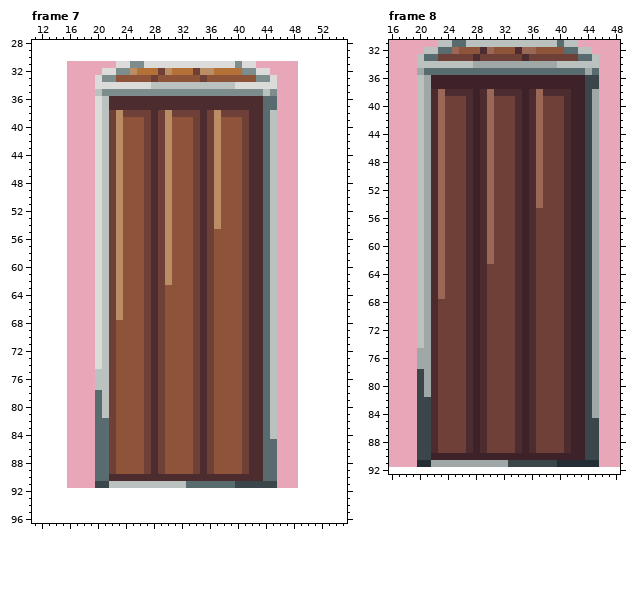
Pixel-art file -- Biogenesis_SNZA/Assets/Sprites/Maps/Props/Dungeon/cajas_ciudad.aseprite. Above is the file before it was changed.
33x61 pixels, 8 frames. Shown: frame 7: x 11..55, y 28..96; frame 8: x 16..48, y 31..92. The old version is drawn lined up with the new one, on the new canvas. The commit also changed other frames, which this record leaves out.
After the commit:
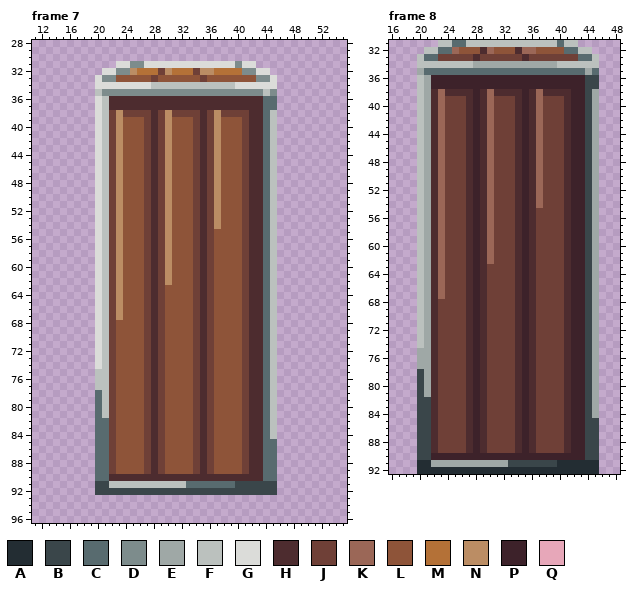
Palette (. is transparent): A #232d33  B #3a464a  C #586b6f  D #7d8c8c  E #9fa8a6  F #bbc1be  G #dbdcd9  H #4d2c2f  J #6f4037  K #9b6757  L #8e5439  M #b47137  N #bb8d64  P #3d222a  Q #e7a7b9
Change:
canvas 33x61 -> 66x122, the old top-left corner now at 16,31
Changed rows in their new state; - is an unchanged pixel.
Frame 7:
first column x 16:
31 .......--------------------......
32 .....------------------------....
33 ....--------------------------...
34 ....--------------------------...
35 ....--------------------------...
36 ....--------------------------...
37 ....--------------------------...
38 ....--------------------------...
39 ....--------------------------...
40 ....--------------------------...
41 ....--------------------------...
42 ....--------------------------...
43 ....--------------------------...
44 ....--------------------------...
45 ....--------------------------...
46 ....--------------------------...
47 ....--------------------------...
48 ....--------------------------...
49 ....--------------------------...
50 ....--------------------------...
51 ....--------------------------...
52 ....--------------------------...
53 ....--------------------------...
54 ....--------------------------...
55 ....--------------------------...
56 ....--------------------------...
57 ....--------------------------...
58 ....--------------------------...
59 ....--------------------------...
60 ....--------------------------...
61 ....--------------------------...
62 ....--------------------------...
63 ....--------------------------...
64 ....--------------------------...
65 ....--------------------------...
66 ....--------------------------...
67 ....--------------------------...
68 ....--------------------------...
69 ....--------------------------...
70 ....--------------------------...
71 ....--------------------------...
72 ....--------------------------...
73 ....--------------------------...
74 ....--------------------------...
75 ....--------------------------...
76 ....--------------------------...
77 ....--------------------------...
78 ....--------------------------...
79 ....--------------------------...
80 ....--------------------------...
81 ....--------------------------...
82 ....--------------------------...
83 ....--------------------------...
84 ....--------------------------...
85 ....--------------------------...
86 ....--------------------------...
87 ....--------------------------...
88 ....--------------------------...
89 ....--------------------------...
90 ....--------------------------...
91 ....--------------------------...
92 ----BBBBBBBBBBBBBBBBBBBBBBBBBB---
Frame 8:
first column x 16:
31 .......--------------------......
32 .....------------------------....
33 ....--------------------------...
34 ....--------------------------...
35 ....--------------------------...
36 ....--------------------------...
37 ....--------------------------...
38 ....--------------------------...
39 ....--------------------------...
40 ....--------------------------...
41 ....--------------------------...
42 ....--------------------------...
43 ....--------------------------...
44 ....--------------------------...
45 ....--------------------------...
46 ....--------------------------...
47 ....--------------------------...
48 ....--------------------------...
49 ....--------------------------...
50 ....--------------------------...
51 ....--------------------------...
52 ....--------------------------...
53 ....--------------------------...
54 ....--------------------------...
55 ....--------------------------...
56 ....--------------------------...
57 ....--------------------------...
58 ....--------------------------...
59 ....--------------------------...
60 ....--------------------------...
61 ....--------------------------...
62 ....--------------------------...
63 ....--------------------------...
64 ....--------------------------...
65 ....--------------------------...
66 ....--------------------------...
67 ....--------------------------...
68 ....--------------------------...
69 ....--------------------------...
70 ....--------------------------...
71 ....--------------------------...
72 ....--------------------------...
73 ....--------------------------...
74 ....--------------------------...
75 ....--------------------------...
76 ....--------------------------...
77 ....--------------------------...
78 ....--------------------------...
79 ....--------------------------...
80 ....--------------------------...
81 ....--------------------------...
82 ....--------------------------...
83 ....--------------------------...
84 ....--------------------------...
85 ....--------------------------...
86 ....--------------------------...
87 ....--------------------------...
88 ....--------------------------...
89 ....--------------------------...
90 ....--------------------------...
91 ....--------------------------...
92 ----AAAAAAAAAAAAAAAAAAAAAAAAAA---
Boxes around the changes in both pictures, in picture pixels (x1, y1, x2, y2):
changed: (67, 61, 298, 495)
changed: (389, 40, 620, 474)
